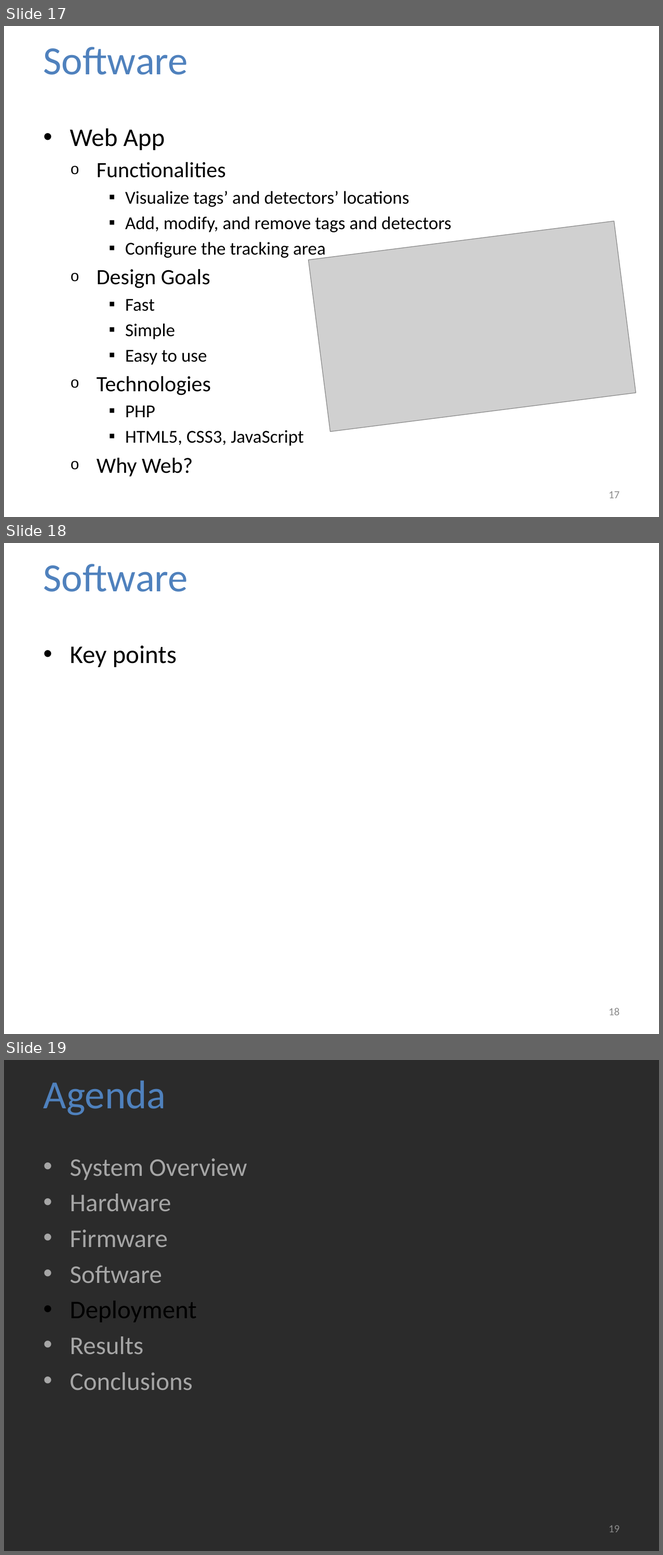
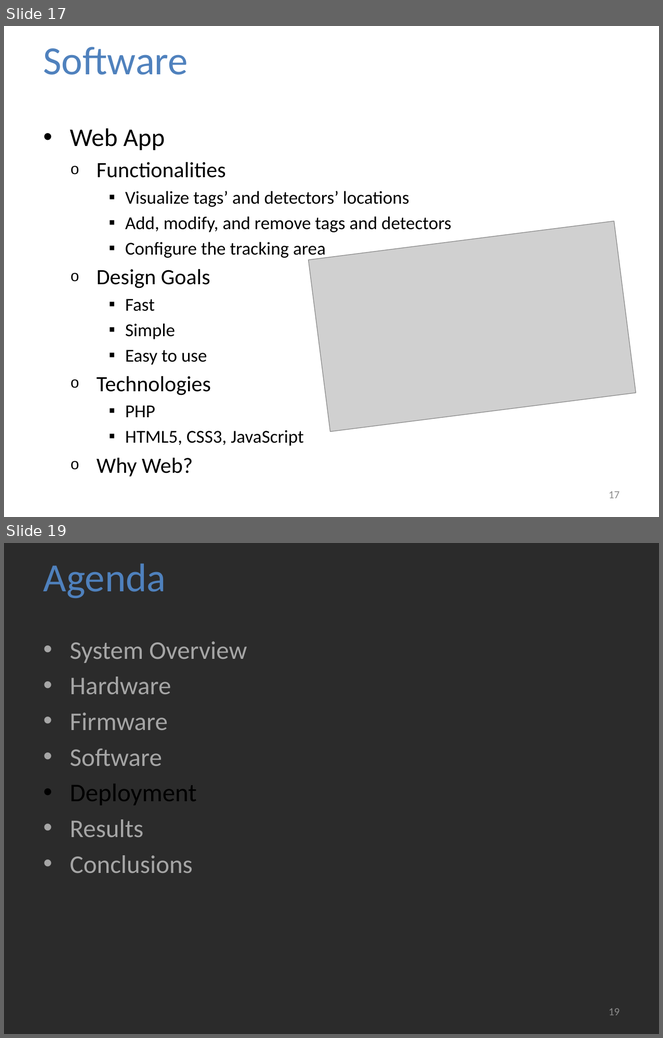
Before and after one commit to jolleekin/tiu-tracking, a slide deck: Docs/TIU_Tracking_Presentation_v1.pptx. Shown one above the other, each under a label of ours: slides 17, 18 and 19 before the commit, slides 17 and 19 after it; the slides between them are not shown. The pictures are 663x1555 and 663x1038 pixels, drawn with LibreOffice and Linux fonts; fonts in the diff are those of the drawing; grey boxes stand for pictures; background and template pictures are left out; a plain dark background stands for a picture behind light text. Boxes give left, top, right and bottom in pixels: in the first picture for what was removed or moved away, otherwise in the second. Text is boxed around its words. In the diff, an @@ line names an element or a change of style, - is before the commit and + after.

```diff
--- a/Docs/TIU_Tracking_Presentation_v1.pptx
+++ b/Docs/TIU_Tracking_Presentation_v1.pptx
@@ slide 18 removed at bbox=[4, 543, 659, 1034], background picture (left out) @@
@@ title removed at bbox=[44, 564, 188, 592] @@
-Software
@@ text removed at bbox=[70, 645, 177, 667] @@
-• Key points
@@ page number removed at bbox=[609, 1008, 620, 1016] @@
-18
```
Also in this commit, not shown: 1 slide added, 1 other file.
